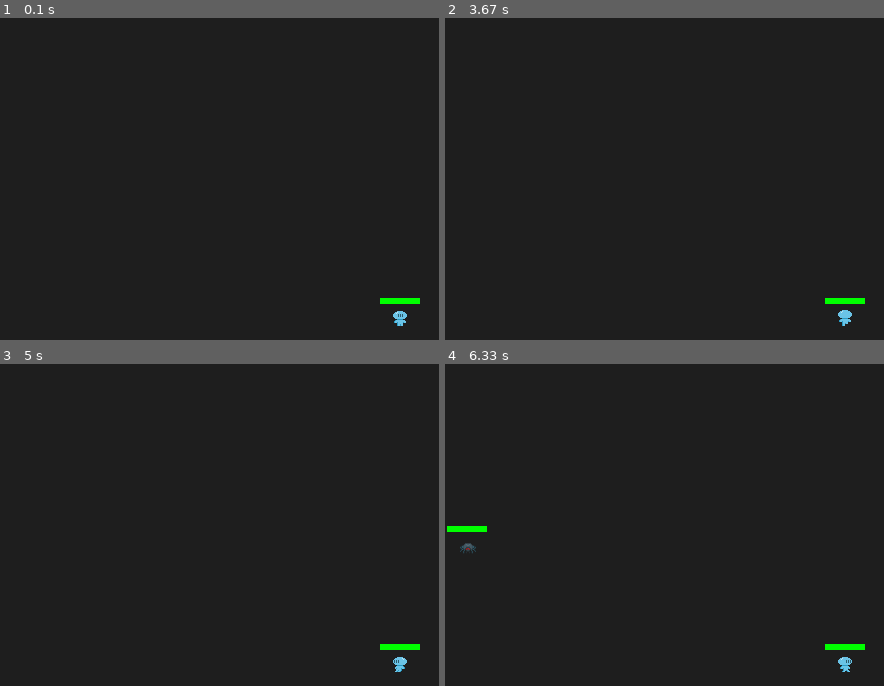
Above: before the commit, frames 1-4 (two rows, left to right).
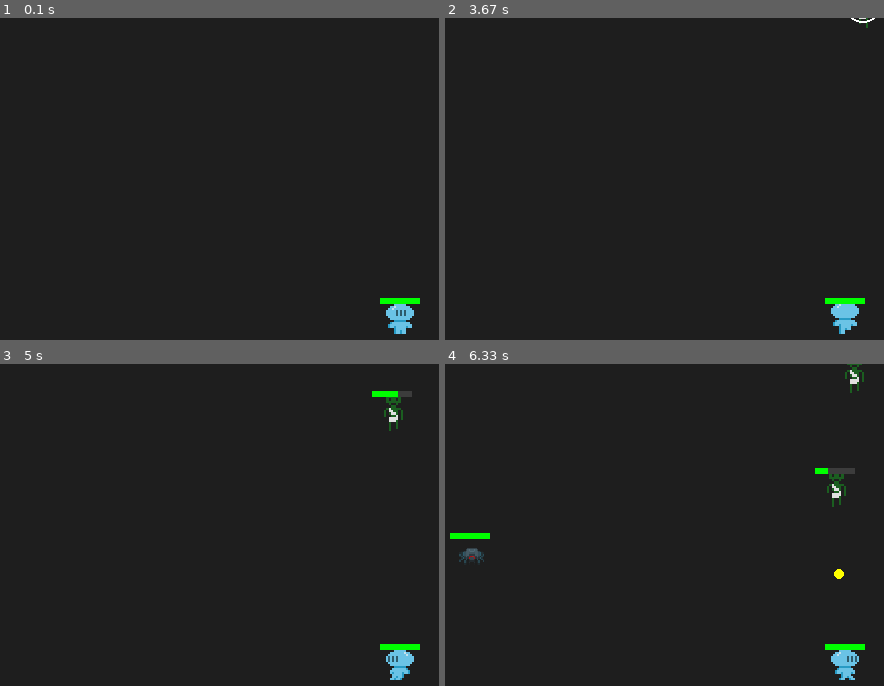
Above: after the commit, the same moments.

Repository: NullBrainReference/dv_pygame_vamplike
Game: pygame game, started from main.py
Two runs of this game, one before a commit and one after it. Both use one fixed random seed, a clock stepped at 60 frames per second and the inputs below.
Inputs:
- Up to frame 1 (0.1 s): no input
- Up to frame 2 (3.67 s): hold W 0.83-1.3 s; hold W from 3.4 s (still down)
- Up to frame 3 (5 s): release W at 3.87 s; hold D 3.9-4.53 s; hold S 4.57-4.93 s; hold A from 4.97 s (still down)
- Up to frame 4 (6.33 s): release A at 5.43 s; hold D 5.47-5.93 s; hold W 5.97-6.27 s; hold D from 6.3 s (still down)

The runs differ from the first frame. In frame 1, 0.4% of the frame differs, in the area x 87-95%, y 88-99%; in frame 2, 0.4%; in frame 3, 0.7%; in frame 4, 1.5%, in the area x 0-96%, y 0-99%.

Commit message:
regeneration and scaling

Diff:
--- /dev/null
+++ b/Effects/Effect.py
@@ -0,0 +1,22 @@
+
+from abc import ABC, abstractmethod
+
+class Effect(ABC):
+    def __init__(self, duration: float | None):
+        # None → бесконечный эффект
+        self.duration = float('inf') if duration is None else duration
+        self.elapsed  = 0.0
+
+    def update(self, dt: float, unit):
+        if self.is_expired:
+            return
+        self.apply(dt, unit)
+        self.elapsed += dt
+
+    @abstractmethod
+    def apply(self, dt: float, unit):
+        pass
+
+    @property
+    def is_expired(self) -> bool:
+        return self.elapsed >= self.duration
--- /dev/null
+++ b/Effects/RegenerationEffect.py
@@ -0,0 +1,11 @@
+
+from Effects.Effect import Effect
+
+class RegenerationEffect(Effect):
+    def __init__(self, regen_rate: float, duration: float | None = None):
+
+        super().__init__(duration)
+        self.regen_rate = regen_rate
+
+    def apply(self, dt: float, unit):
+        unit.heal(self.regen_rate * dt)
--- a/GameManagement/GameManager.py
+++ b/GameManagement/GameManager.py
@@ -36,40 +36,37 @@
         if self.spawn_timer >= self.spawn_rate:
             self.spawn_timer -= self.spawn_rate
             pos = self._random_spawn_pos(400, self.field.player.pos)
+            speed = 25
+            scale = 1.6
 
-            # Рандомно создаём Spider или Zombie
             if random.random() < 0.5:
-                # Spider с луком
                 weapon     = Bow(range=300, rate=1.2, damage=6)
                 enemy_type = "Spider"
             else:
-                # Zombie с мечом
                 weapon     = Sword(range=20, rate=1.5, damage=12)
                 enemy_type = "Zombie"
+                speed      = 48
+                scale      = 2.4
 
-            self.field.enemies.append(Enemy(pos, weapon, enemy_type, 12))
+            self.field.enemies.append(Enemy(pos, weapon, enemy_type, speed, scale))
 
-        # Обновление игрока
         self.field.player.update(dt)
 
         self.camera.update(self.field.player.pos)
 
-        # Обновление и атака каждого врага
         for en in self.field.enemies:
             en.update(dt, self.field.player.pos)
             if en.weapon:
                 en.weapon.on_attack(en.pos, [self.field.player])
 
-        # Атака игрока
         self.field.player.weapon.on_attack(self.field.player.pos, self.field.enemies)
 
-        # Обновление снарядов и эффектов
         for p in self.field.projectiles:
             p.update(dt)
         for e in self.field.effects:
             e.update(dt)
 
-        # Проверка попаданий
+        # Hit detection
         for p in self.field.projectiles:
             if p.target == None:
                 p.alive = False
@@ -83,7 +80,6 @@
                         en.take_damage(p.damage)
                         p.alive = False
 
-        # In-place очистка списков
         for lst, attr in [
             (self.field.projectiles, 'alive'),
             (self.field.effects,     'alive'),
@@ -91,7 +87,7 @@
         ]:
             for i in range(len(lst)-1, -1, -1):
                 item = lst[i]
-                # если у объекта нет атрибута — считаем его живым
+
                 if not getattr(item, attr, True):
                     del lst[i]
 
--- a/Unit/Enemy.py
+++ b/Unit/Enemy.py
@@ -11,11 +11,14 @@
                  pos: pygame.Vector2,
                  weapon: Weapon,
                  enemy_type: str,
-                 speed: float = 4):
+                 speed: float = 4,
+                 scale: int = 1):
         super().__init__(hp=30, weapon=weapon)
         self.pos = pos
         self.speed = speed
         self.enemy_type = enemy_type
+
+        self.scale = scale
 
         # Загрузка анимаций для этого типа (idle, side, up, down)
         self.animations = {
@@ -63,7 +66,10 @@
 
 # Unit/Enemy.py
     def draw(self, screen: pygame.Surface, camera: Camera):
-        frame = self.current_anim.frames[self.anim_frame_idx]
+        # frame = self.current_anim.frames[self.anim_frame_idx]
+        orig = self.current_anim.frames[self.anim_frame_idx]
+        sc = self.scale
+        frame = pygame.transform.scale(orig, (orig.get_width()*sc, orig.get_height()*sc))
         if self.flip_horiz:
             frame = pygame.transform.flip(frame, True, False)
 
--- a/Unit/Player.py
+++ b/Unit/Player.py
@@ -5,12 +5,14 @@
 from Weapon.Weapon import Weapon
 from UI.HPBar import draw_hp_bar
 from GameManagement.Camera import Camera
+from Effects.RegenerationEffect import RegenerationEffect
 
 class Player(Unit):
     def __init__(self, weapon: Weapon):
         super().__init__(hp=100, weapon=weapon)
         self.pos   = pygame.Vector2(400, 300)
-        self.speed = 20                             # pixels per second
+        self.speed = 42
+        self.scale = 2
 
         # Словарь анимаций, включая death
         self.animations = {
@@ -27,8 +29,8 @@
         self.anim_frame_idx = 0
         self.flip_horiz     = False
 
-        # Флаг смерти
         self.is_dead = False
+        self.add_effect(RegenerationEffect(regen_rate=1, duration=None))
 
     def update(self, dt: float):
         # Смерть: только death-анимация
@@ -36,7 +38,7 @@
             self._update_death_animation(dt)
             return
 
-        # 1) Обновляем оружие
+        self.update_effects(dt)
         self.weapon.update(dt)
 
         # 2) Обрабатываем ввод WASD
@@ -70,7 +72,10 @@
         self._advance_frame(dt)
 
     def draw(self, screen: pygame.Surface, camera: Camera):
-        frame = self.current_anim.frames[self.anim_frame_idx]
+        orig = self.current_anim.frames[self.anim_frame_idx]
+        sc = self.scale
+        frame = pygame.transform.scale(orig, (orig.get_width()*sc, orig.get_height()*sc))
+        # frame = self.current_anim.frames[self.anim_frame_idx]
         if self.flip_horiz:
             frame = pygame.transform.flip(frame, True, False)
 
--- a/Unit/Unit.py
+++ b/Unit/Unit.py
@@ -1,23 +1,37 @@
+
 from abc import ABC, abstractmethod
 from Weapon.Weapon import Weapon
 
 class Unit(ABC):
-    def __init__(self, hp, weapon : Weapon):
+    def __init__(self, hp: float, weapon: Weapon):
         self.max_hp = hp
-        self.hp = hp
+        self.hp     = hp
         self.weapon = weapon
+        self.scale  = 1.0
 
-    def take_damage(self, amount):
+        self.effects: list = []
+
+    def add_effect(self, effect):
+        self.effects.append(effect)
+
+    def update_effects(self, dt: float):
+        for i in range(len(self.effects)-1, -1, -1):
+            eff = self.effects[i]
+            eff.update(dt, self)
+            if eff.is_expired:
+                del self.effects[i]
+
+    def take_damage(self, amount: float):
         self.hp -= amount
         if self.hp <= 0:
             self.hp = 0
             self.on_death()
 
-    def heal(self, amount):
+    def heal(self, amount: float):
         self.hp = min(self.hp + amount, self.max_hp)
 
     @abstractmethod
-    def update(self, dt):
+    def update(self, dt: float):
         pass
 
     @abstractmethod
